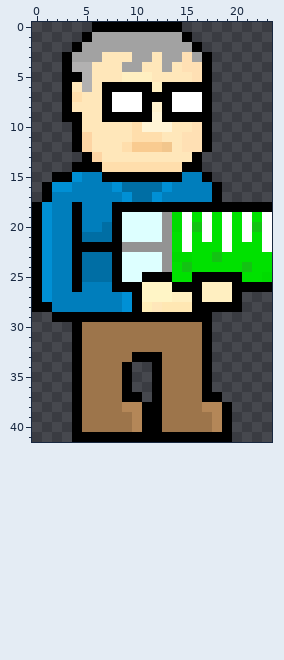
Pixel-art sprite -- Imgs/Walking 1.png. The first picture shows the starting point.
The file is 24x42 pixels. Colours within 5 levels of each other are drawn and written as one.
And afterwards:
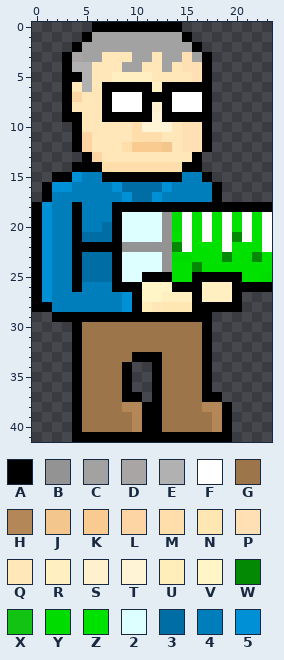
Palette (. is transparent): A #000000  B #939393  C #a2a2a2  D #a9a5a5  E #b2b1b1  F #ffffff  G #9d754b  H #b48758  J #f2c68c  K #f9cb90  L #fdd5a4  M #ffdeac  N #ffe7b3  P #ffe0b4  Q #ffe7ba  R #ffefc1  S #fff1cd  T #fff4d6  U #ffeeb9  V #fff5c6  W #048904  X #13c313  Y #00db00  Z #00e100  2 #ddffff  3 #006ea4  4 #007ebc  5 #0090d5
The exact change:
@@ x 2..17 @@
  2 ..ACCCCCCCCCCCA.
- 3 .ACCCQQQCCQCCPCA
+ 3 .ADCCQQQCCQCCPCA
  4 .AEEQQQCCQQCQPPA
- 5 .AAEQQQRRRQQQQPA
+ 5 .AAEQQRRRRQQQQPA
  6 .AQEQAAAAARAAAAA
- 7 .AMQQAFFFAAAFFFA
+ 7 .ALQQAFFFAAAFFFA
  8 .AQQQAFFFASAFFFA
  9 .AAQQAAAAATAAAAA
-10 ..AQQQQQMTTTQQPA
+10 ..AQQQQQMTTTQPPA
 11 ..ALQQQQMMMQQPPA
@@ x 11..23 @@
 19 22BYFZFZFZFZF
-20 22BYFXFZFZFXF
-21 22BZFZFZFZFZF
-22 BBBZFZZZFZZZF
-23 22BYYZZXZZZZZ
-24 22BZXZZZZZXZZ
+20 22BYFZFZFZFZF
+21 22BZFZFZFWFZF
+22 BBBWFZZZFZZZF
+23 22BYYZZZWZZWZ
+24 22BZZWZZZZZZZ
 25 AAAZZAAAAAZZY
 26 VVVAAARRRAAAA
-27 VVVRRARRRA...
+27 VVRRRARRRA...
 28 UQNNNAAAAA...
Pixel boxes of the changes (left, top, right, bottom) in both pictures:
changed: (72, 52, 122, 102)
changed: (182, 122, 192, 132)
changed: (162, 222, 262, 302)
